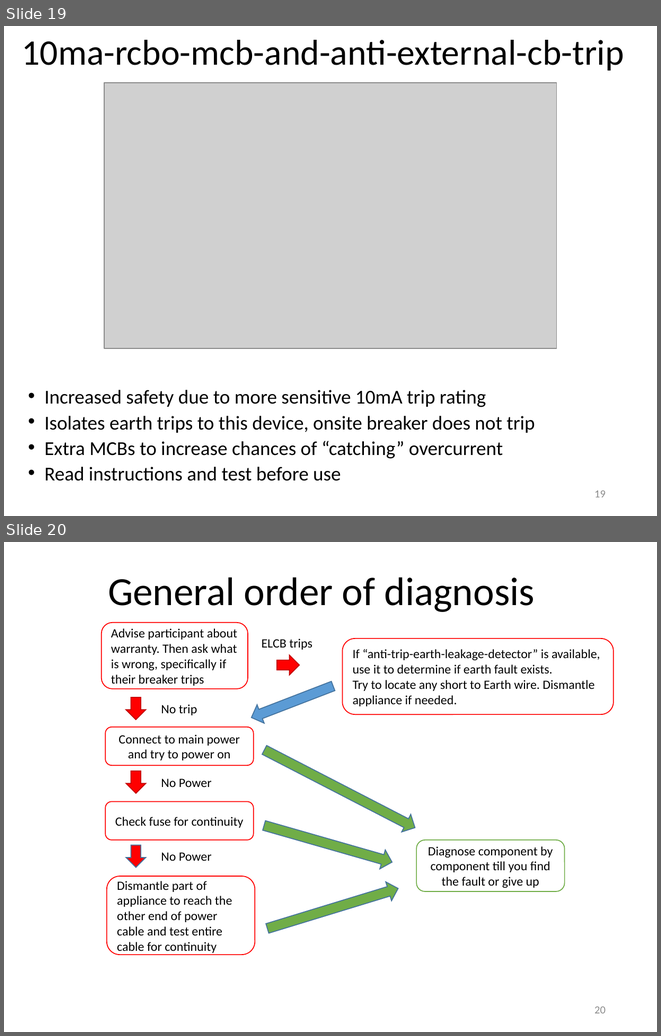
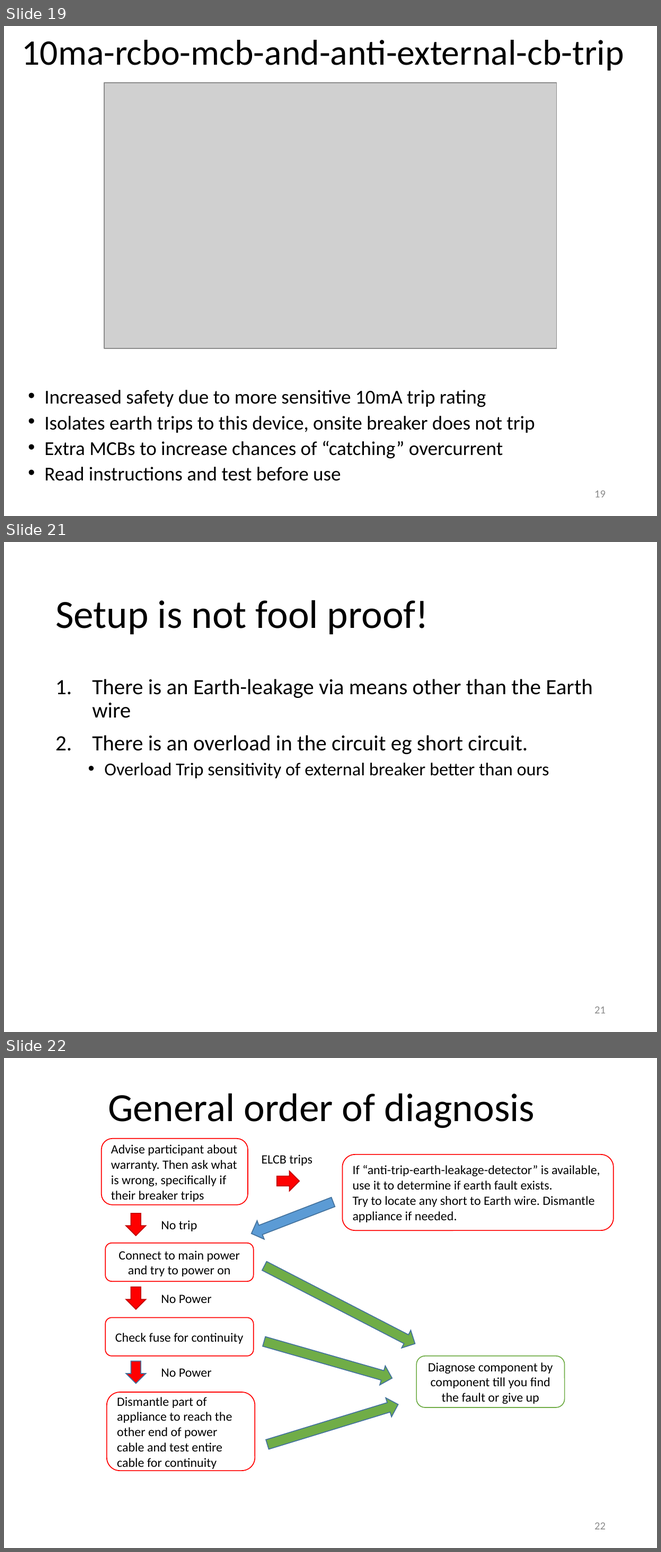
Before and after one commit to wemakerspace/repair-kopitiam-training-and-equipment, a slide deck: training/RK Circuit Breaker Training.pptx. Shown one above the other, each under a label of ours: slides 19 and 20 before the commit, slides 19, 21 and 22 after it; the slides between them are not shown. The pictures are 661x1036 and 661x1552 pixels, drawn with LibreOffice and Linux fonts; fonts in the diff are those of the drawing; grey boxes stand for pictures. Boxes give left, top, right and bottom in pixels: in the first picture for what was removed or moved away, otherwise in the second. Text is boxed around its words. In the diff, an @@ line names an element or a change of style, - is before the commit and + after.

```diff
--- a/training/RK Circuit Breaker Training.pptx
+++ b/training/RK Circuit Breaker Training.pptx
@@ slide 21 added at (4, 542, 657, 1032), background #FFFFFF @@
@@ title added at (55, 600, 429, 634), 44 pt, text #000000 @@
+Setup is not fool proof!
@@ text added at (92, 679, 593, 778), 24 pt, text #000000 @@
+1. There is an Earth-leakage via means other than the Earth wire
+2. There is an overload in the circuit eg short circuit.
+  • Overload Trip sensitivity of external breaker better than ours
@@ page number added at (594, 1006, 606, 1013), 12 pt, text #8C8C8C @@
+21
@@ what was slide 20 is now slide 22 @@
@@ page number at (594, 1522, 606, 1529): text changed @@
-20
+22
```
Also in this commit, not shown: 1 slide changed, 1 other slide added, 1 other file.
